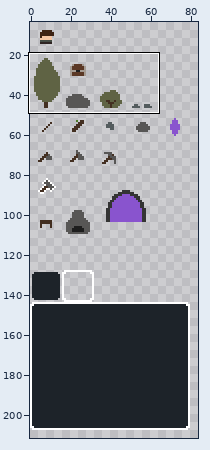
Two states of a sprite sheet, public/textures/atlas.png. Above: a wide view before the commit, with the close-up outlined.
Close-up. First the earlier version:
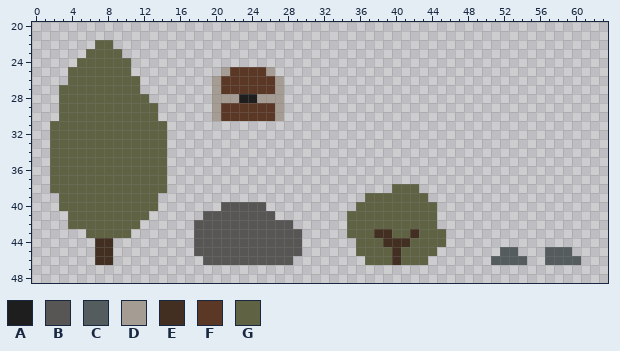
The file is 256x256 pixels. Colours within 5 levels of each other are drawn and written as one. Shown: x 0..63, y 20..48. The wide view leaves out empty margins. The commit also changed other parts of the picture, which this record leaves out.
Palette (. is transparent): A #1e1e1e  B #575655  C #545c5e  D #a59c93  E #432f21  F #5b3825  G #5f6344
The result:
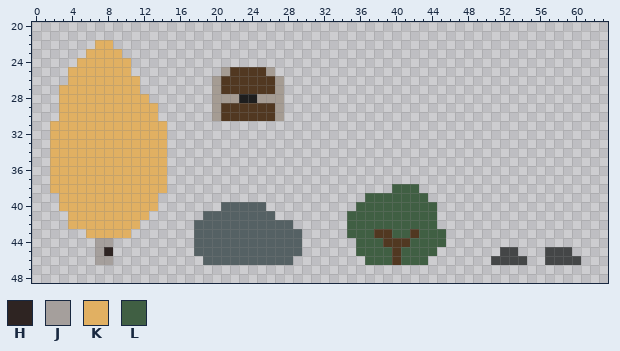
Colours new in this view: H #2e2422  J #a59f9c  K #e1b062  L #405f43
Changes in this commit:
Colour B changes from #575655 to #556164.
Colour C changes from #545c5e to #444647.
Colour E changes from #432f21 to #513821.
Colour F becomes colour E in row 25 at x 22 to 25; in rows 26 to 27 at x 21 to 26; in rows 29 to 30 at x 21 to 26.
Colour E becomes colour H in row 45 at x 8.
Colour E becomes colour J in row 44 at x 7 to 8; in row 45 at x 7; in row 46 at x 7 to 8.
Colour G becomes colour K in row 22 at x 7 to 8; in row 23 at x 6 to 9; in row 24 at x 5 to 10; in row 25 at x 4 to 10; in row 26 at x 4 to 11; in row 27 at x 3 to 11.
Colour G becomes colour K in row 28 at x 3 to 12; in rows 29 to 30 at x 3 to 13; in rows 31 to 38 at x 2 to 14; in rows 39 to 40 at x 3 to 13; in row 41 at x 4 to 12; in row 42 at x 4 to 11.
Colour G becomes colour K in row 43 at x 6 to 10.
Colour G becomes colour L in row 38 at x 40 to 42; in row 39 at x 37 to 43; in row 40 at x 36 to 44; in rows 41 to 42 at x 35 to 44; in row 43 at x 35 to 37, 40 to 41 and 43 to 45; in row 44 at x 36 to 38 and 42 to 45.
Colour G becomes colour L in row 45 at x 36 to 39 and 41 to 44; in row 46 at x 37 to 39 and 41 to 43.
